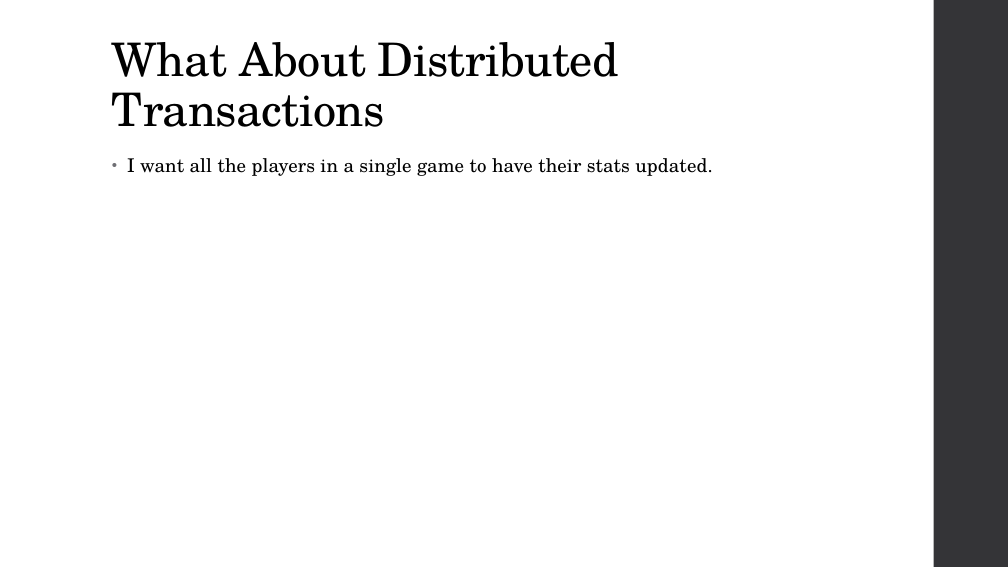
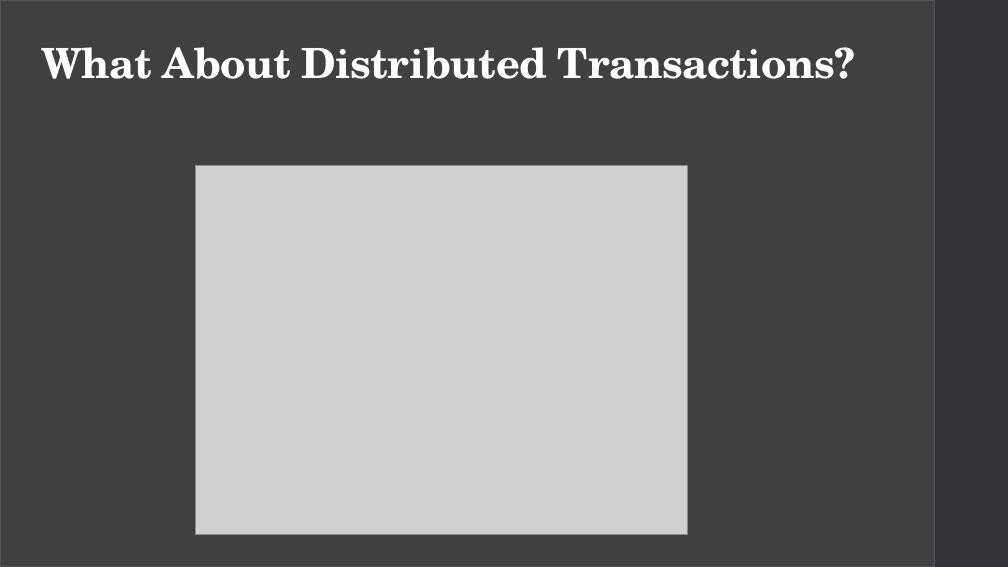
Before and after one commit to CaitieM20/DotNetConf, a slide deck: slide 33 of Patterns & Best Practices For Moving From RDBMS to Azure Storage.pptx. Drawn at 1008x567 pixels with LibreOffice and Linux fonts; fonts in the diff are those of the drawing; grey boxes stand for pictures. Boxes give left, top, right and bottom in pixels: in the first picture for what was removed or moved away, otherwise in the second. Text is boxed around its words. In the diff, an @@ line names an element or a change of style, - is before the commit and + after.

```diff
--- a/Patterns & Best Practices For Moving From RDBMS to Azure Storage.pptx
+++ b/Patterns & Best Practices For Moving From RDBMS to Azure Storage.pptx
@@ rectangle added at <box>0,0,935,567</box>, fill #404040, outline #525256 1.1 pt @@
@@ title at <box>41,47,856,79</box>: text changed; size 44 to 39.6 pt; text colour #000000 to #FFFFFF; bold on @@
-What About Distributed Transactions
+What About Distributed Transactions?
@@ text removed at <box>127,158,712,176</box> @@
-• I want all the players in a single game to have their stats updated.
@@ picture added at <box>196,166,688,535</box> @@
```
Also in this commit, not shown: 25 other slides changed, 1 slide added, 1 slide removed.
